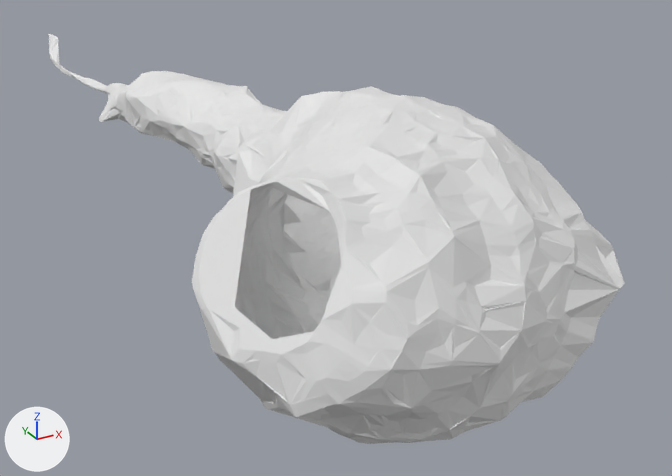
The OBJ model Lysosome Analysis/cellMeshes/TB1_AP31_EM_as.obj as it was, and as the next commit left it.
Before and after are seen from a camera (50 mm lens) standing at (-11.8, -22.2, 9.9) and looking at (2.5, 3.8, -3.1). Arrows for +X, +Y and +Z are at lower left; the lights stay in place. Where no turn or scale is listed for an object, it has been applied to the vertices.

The first picture shows 'TB1_AP31_EM_as'.
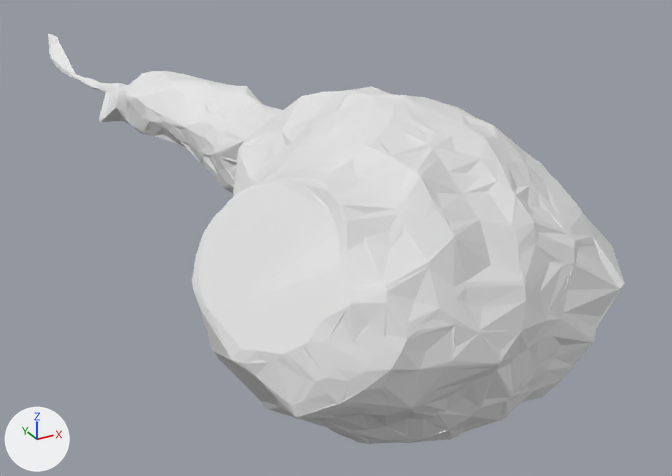
The newer file is also turned or shifted as a whole; pictures and numbers use the older file's frame.

What changed in the scene script:
```text
Change me_tb1_ap31_em_as:
    used by ob_tb1_ap31_em_as; location = (0.0, 0.0, 0.0)
    remove me_tb1_ap31_em_as.from_pydata(...)  # 6203 vertices, 12534 faces; spans x -5.9..6.0, y -9.6..23.3, z -3.7..4.0
    add me_tb1_ap31_em_as.from_pydata(...)  # 4195 vertices, 8390 faces; spans x -5.9..6.0, y -9.6..23.3, z -3.7..4.0
    me_tb1_ap31_em_as part 1: 12 vertices moved within x -2.1..3.4, y -8.8..11.7, z -2.6..1.8; 2008 vertices removed from x -5.9..5.7, y -9.5..22.8, z -3.6..3.9
```

What differs and where, as boxes (x1, y1, x2, y2) in the pictures (672 x 476 px):
part 1 of me_tb1_ap31_em_as, cut back
    before: (48, 34, 622, 444)
    after: (124, 93, 209, 154)
